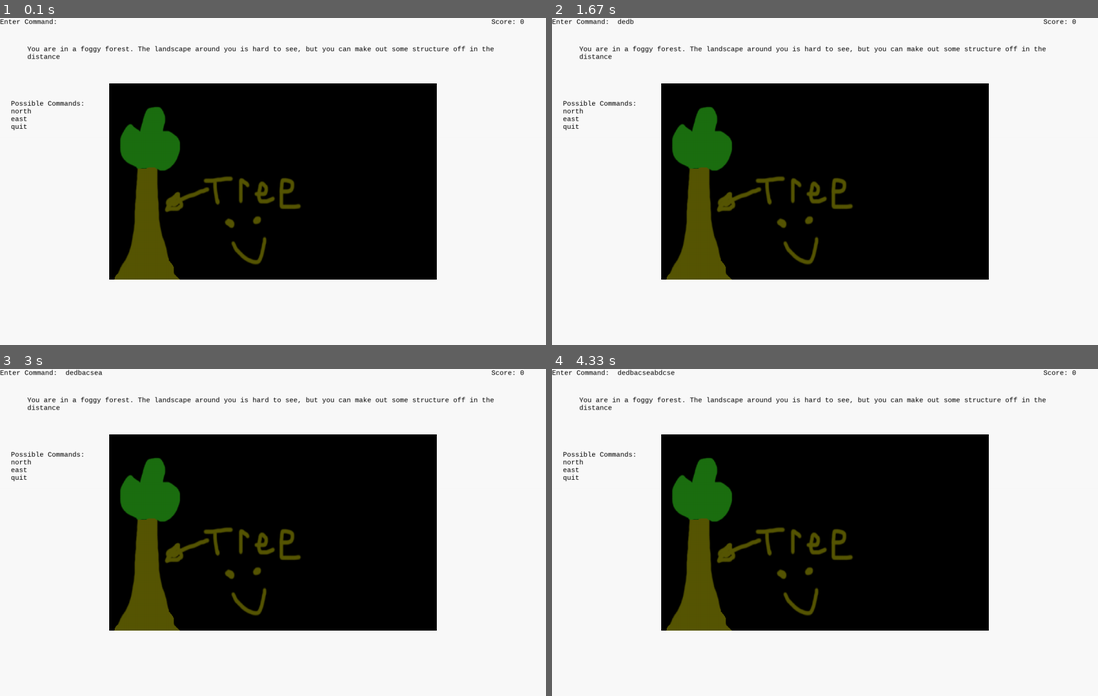
Above: before the commit, frames 1-4 (two rows, left to right).
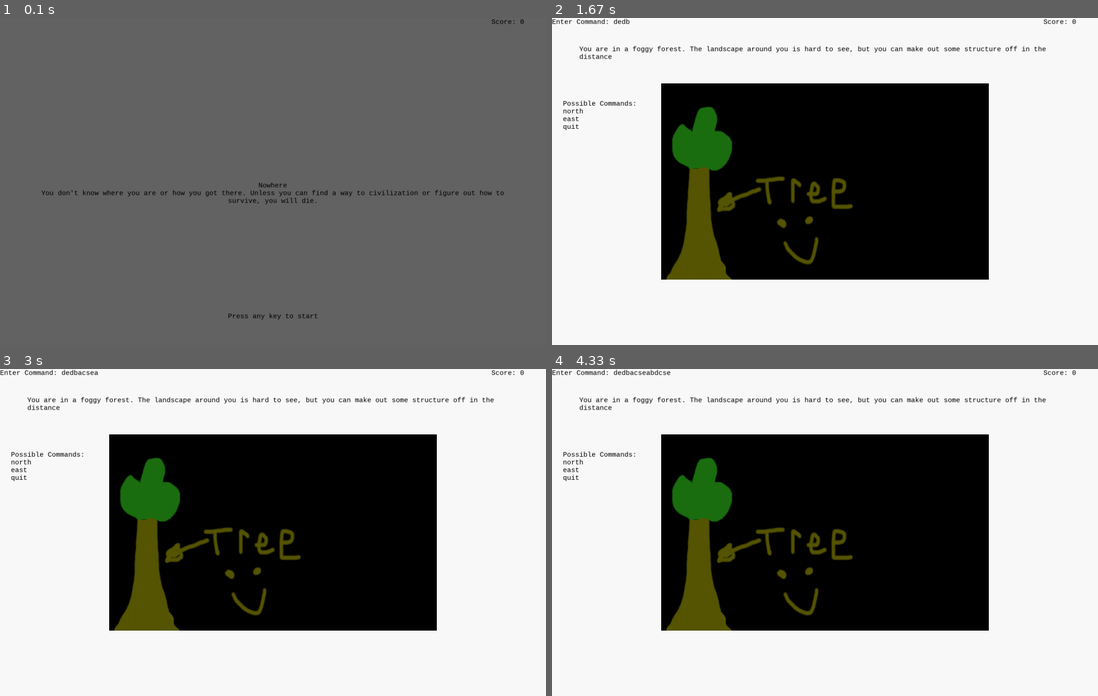
Above: after the commit, the same moments.

Repository: WilliamKluge/CMPT120-Project
Game: pygame game, started from Nowhere/main.py
Two runs of this game, one before a commit and one after it. Both use one fixed random seed, a clock stepped at 60 frames per second and the inputs below.
Inputs:
- Up to frame 1 (0.1 s): no input
- Up to frame 2 (1.67 s): tap Space at 0.33 s; tap Shift at 0.67 s; hold D 1-1.47 s; tap E at 1.15 s; hold D from 1.5 s (still down); tap B at 1.65 s
- Up to frame 3 (3 s): release D at 1.97 s; hold A 2-2.53 s; tap C at 2.15 s; hold S 2.57-2.87 s; tap E at 2.72 s; hold A from 2.9 s (still down)
- Up to frame 4 (4.33 s): tap B at 3.05 s; release A at 3.3 s; hold D 3.33-3.97 s; tap C at 3.48 s; hold S from 4 s (still down); tap E at 4.15 s

The runs differ from the first frame. In frame 1, 100% of the frame differs, in the area x 0-100%, y 0-100%; in frame 2, less than 0.1%; in frame 3, less than 0.1%; in frame 4, less than 0.1%.

Commit message:
Implemented title screen and copyright, resolves #3

Diff:
--- a/Nowhere/EntityFramework/Nodes/PositionNode.py
+++ b/Nowhere/EntityFramework/Nodes/PositionNode.py
@@ -7,20 +7,13 @@
 class PositionNode(object):
     """Holds the data for describing an entity"""
 
-    def __init__(self, location):
-        """
-        Initializes this node with a location.
-        :param location List with 3 ints (x, y, z).
-        """
-        self.location = location
-
-    def __init__(self, target_entity, location):
+    def __init__(self, location, target_entity=None):
         """
         Initializes this node with a location, checks if the target entity is recording what locations are visited, and
         records the location if it is.
         :param target_entity Entity this is being added to
         :param location Location the entity is starting in
         """
-        if LocationsVisitedNode.__name__ in target_entity.components:
+        if target_entity and LocationsVisitedNode.__name__ in target_entity.components:
             target_entity.components[LocationsVisitedNode.__name__].visit_location(location)
         self.location = location
--- a/Nowhere/EntityFramework/Systems/Engine.py
+++ b/Nowhere/EntityFramework/Systems/Engine.py
@@ -10,7 +10,6 @@
 import Nowhere.PygameLibraries.eztext as eztext
 from Nowhere.EntityFramework.Nodes.PositionNode import PositionNode
 from Nowhere.EntityFramework.Nodes.ScoreNode import ScoreNode
-from Nowhere.EntityFramework.Systems.ImplimentedSystems.DrawLocationSystem import DrawLocationSystem
 from Nowhere.EntityFramework.Systems.ImplimentedSystems.DrawTextSystem import DrawTextSystem
 from Nowhere.EntityFramework.Systems.ImplimentedSystems.MoveSystem import MoveSystem
 from Nowhere.EntityFramework.Systems.ImplimentedSystems.QuitSystem import QuitSystem
@@ -26,7 +25,7 @@
     locations = dict()  # Stores locations in the game
     character = None  # Character of the game
     game_font = None  # Font to use for any text put on the screen
-    __system_queue = []  # The processes to be run the update loop
+    system_queue = []  # The processes to be run the update loop
     __handled_systems = []  # Systems controlled by other systems and can be run without checking their end state
 
     def __init__(self):
@@ -39,12 +38,12 @@
         # Initialize font
         self.game_font = pygame.font.SysFont("monospace", 15)
         # Create input box
-        self.__input_box = eztext.Input(maxlength=45, color=(0, 0, 0), prompt='Enter Command: ')
-        self.__input_box.set_font(self.game_font)
+        self.input_box = eztext.Input(maxlength=45, color=(0, 0, 0), prompt='Enter Command: ')
+        self.input_box.set_font(self.game_font)
         # Initialize and Fill background
-        self.__background = pygame.Surface(self.screen.get_size())
-        self.__background = self.__background.convert()
-        self.__background.fill((250, 250, 250))
+        self.background = pygame.Surface(self.screen.get_size())
+        self.background = self.background.convert()
+        self.background.fill((250, 250, 250))
         # Possible commands given characters location, surrounding items, etc.
         self.__possible_commands = dict()
 
@@ -55,7 +54,7 @@
         :return: None
         """
         if process.start:
-            self.__system_queue.append(process)
+            self.system_queue.append(process)
             return True
         return False
 
@@ -65,15 +64,13 @@
         :return: None
         """
 
-        # TODO put introduction stuff here before main game loop
-
         last_time = time.clock()
 
         while self.continue_updating:
             current_time = time.clock()
             w, h = self.screen.get_size()
             # Draw the background created in __init__ to the screen
-            self.screen.blit(self.__background, (0, 0))
+            self.screen.blit(self.background, (0, 0))
 
             # Draws the user's score
             self.add_system(DrawTextSystem(self,
@@ -89,11 +86,13 @@
                 if event.type == QUIT:
                     return
 
-            self.__input_box.update(events)
-            self.__input_box.draw(self.screen)
+            self.input_box.update(events)
+            self.input_box.draw(self.screen)
+
+            sorted(self.system_queue, key=lambda system: system.priority)
 
             # Update processes in the main queue of the game
-            for i in self.__system_queue:
+            for i in self.system_queue:
                 if i.update(current_time - last_time):
                     self.remove_system(i)
 
@@ -101,18 +100,15 @@
             for i in self.__handled_systems:
                 i.update(current_time - last_time)
 
-            # Update user input (also draws possible commands to the screen)
-            self.__update_commands()
-
             # Blit everything to the screen
             pygame.display.flip()
 
-            user_input = self.__input_box.value
+            user_input = self.input_box.value
 
             # Checks if the user input is one of the possible commands
             if user_input in self.__possible_commands:
                 self.add_system(self.__possible_commands[user_input])
-                self.__input_box.value = ''
+                self.input_box.value = ''
 
     def remove_system(self, system):
         """
@@ -121,7 +117,7 @@
         :return: None
         """
         system.end()
-        self.__system_queue.remove(system)
+        self.system_queue.remove(system)
 
     def add_location(self, location, coordinate):
         """
@@ -139,9 +135,8 @@
         :return:
         """
         self.character = entity
-        self.add_system(DrawLocationSystem(self.character, self))
 
-    def __update_commands(self):
+    def update_commands(self):
         # Clear the commands from the last iteration
         self.__possible_commands.clear()
 
@@ -167,7 +162,8 @@
             self.__possible_commands["down"] = MoveSystem(self.character, self, 0, (0, 0, -1))
 
         # The default commands that can always be run
-        self.__possible_commands["quit"] = QuitSystem(self)
+        self.__possible_commands["quit"] = QuitSystem(self, "This game and its contents are all owned by William Kluge."
+                                                            " Contact: klugewilliam@gmail.com")
 
         # Draw the command list to the screen
         text = [self.game_font.render("Possible Commands:", 1, (0, 0, 0))]
--- a/Nowhere/EntityFramework/Systems/ISystem.py
+++ b/Nowhere/EntityFramework/Systems/ISystem.py
@@ -9,6 +9,11 @@
     """
     Base class for a system
     """
+
+    @property
+    @abstractmethod
+    def priority(self):
+        pass
 
     @abstractmethod
     def start(self):
--- a/Nowhere/EntityFramework/Systems/ImplimentedSystems/DescriptionSystem.py
+++ b/Nowhere/EntityFramework/Systems/ImplimentedSystems/DescriptionSystem.py
@@ -9,8 +9,13 @@
 class DescriptionSystem(ISystem):
     """Prints the description for an entity"""
 
+    @property
+    def priority(self):
+        return 100
+
     def __init__(self, entity):
         self.target_entity = entity
+        self.__priority = 0
 
     def set_target(self, entity):
         self.target_entity = entity
--- a/Nowhere/EntityFramework/Systems/ImplimentedSystems/DrawLocationSystem.py
+++ b/Nowhere/EntityFramework/Systems/ImplimentedSystems/DrawLocationSystem.py
@@ -11,6 +11,10 @@
 
 class DrawLocationSystem(ISystem):  # TODO make this draw to a location not the character
     """Draws a scene"""             # (only need to render when location changes)
+
+    @property
+    def priority(self):
+        return 100
 
     def __init__(self, entity, engine):
         self.__target_entity = entity
--- a/Nowhere/EntityFramework/Systems/ImplimentedSystems/DrawTextSystem.py
+++ b/Nowhere/EntityFramework/Systems/ImplimentedSystems/DrawTextSystem.py
@@ -8,6 +8,10 @@
 
 class DrawTextSystem(ISystem):
     """Draws text"""
+
+    @property
+    def priority(self):
+        return 100
 
     def __init__(self, engine, text, location):
         """
--- a/Nowhere/EntityFramework/Systems/ImplimentedSystems/MoveSystem.py
+++ b/Nowhere/EntityFramework/Systems/ImplimentedSystems/MoveSystem.py
@@ -10,6 +10,10 @@
 class MoveSystem(ISystem):
     """Draws a scene"""
 
+    @property
+    def priority(self):
+        return self.__priority
+
     def __init__(self, entity, engine, priority, amount):
         """
         Moves the character by the specified amount
@@ -17,10 +21,11 @@
         :param engine: Engine controlling the game
         :param priority: Priority of this process
         :param amount: Amount to move the character (given in a tripple tuple such as (x, y, z))
+
         """
         self.target_entity = entity
         self.engine = engine
-        self.priority = priority
+        self.__priority = priority
         self.__amount = amount
 
     def set_target(self, entity):
--- a/Nowhere/EntityFramework/Systems/ImplimentedSystems/QuitSystem.py
+++ b/Nowhere/EntityFramework/Systems/ImplimentedSystems/QuitSystem.py
@@ -1,26 +1,55 @@
 # Holds the QuitSystem class
 # Author: William Kluge
 # Date: 2017-9-22
+import textwrap
+
+import pygame
+
 from Nowhere.EntityFramework.Systems.ISystem import ISystem
 
 
 class QuitSystem(ISystem):
     """Draws text"""
 
-    def __init__(self, engine):
+    @property
+    def priority(self):
+        return 0
+
+    def __init__(self, engine, text):
         """
-        Quits the game
+        Draws end screen of the game
         :param engine: Engine controlling the game
+        :param text: Text to draw on the screen
         """
         self.__engine = engine
+        self.__text = text
+        self.background = pygame.Surface(engine.screen.get_size())
+        self.background = self.background.convert()
+        self.background.fill((100, 100, 100))
+        self.start()
 
-    @staticmethod
     def start(self):
         return True
 
-    def update(self, time):
-        self.__engine.continue_updating = False
-        return True
+    def update(self, time):  # TODO clean this up
+        self.__engine.system_queue.clear()
+        self.__engine.system_queue.append(self)
+        line_length = 120
+        wrapped_text = textwrap.wrap(self.__text, line_length)
+        w, h = self.__engine.screen.get_size()
+        text_width, text_height = self.__engine.game_font.size("P")  # Get the height of the font
+
+        self.__engine.screen.blit(self.background, (0, 0))
+
+        for i in range(len(wrapped_text)):
+            location = (w * 0.50 - (len(wrapped_text[i]) * text_width) / 2, h * 0.50 + text_height * i)
+            self.__engine.screen.blit(self.__engine.game_font.render(wrapped_text[i], 1, (0, 0, 0)), location)
+
+        self.__engine.screen.blit(self.__engine.game_font.render("Press any key to quit", 1, (0, 0, 0)),
+                                  (w * 0.50 - (21 * text_width) / 2, h * 0.90))
+
+        return self.__engine.input_box.value  # Keep updating while the value in the box is empty
 
     def end(self):
+        self.__engine.continue_updating = False
         return
--- /dev/null
+++ b/Nowhere/EntityFramework/Systems/ImplimentedSystems/TitleScreenSystem.py
@@ -0,0 +1,62 @@
+# Holds the DrawTextSystem class
+# Author: William Kluge
+# Date: 2017-9-21
+import textwrap
+
+import pygame
+
+from Nowhere.EntityFramework.Systems.ISystem import ISystem
+from Nowhere.EntityFramework.Systems.ImplimentedSystems.DrawLocationSystem import DrawLocationSystem
+from Nowhere.EntityFramework.Systems.ImplimentedSystems.UpdateCommandSystem import UpdateCommandSystem
+
+
+class TitleScreenSystem(ISystem):
+    """Draws the title screen until the player presses a key"""
+
+    @property
+    def priority(self):
+        return 0
+
+    def __init__(self, engine, title, text):
+        """
+        Draws the title screen of the game
+        :param engine: Engine controlling the game
+        :param title: Title of the game
+        :param text: Text to draw on the screen
+        """
+        self.__engine = engine
+        self.__title = title
+        self.__text = text
+        self.background = pygame.Surface(engine.screen.get_size())
+        self.background = self.background.convert()
+        self.background.fill((100, 100, 100))
+
+    @staticmethod
+    def start(self):
+        return True
+
+    def update(self, time):  # TODO clean this up
+        line_length = 120
+        wrapped_text = textwrap.wrap(self.__text, line_length)
+        w, h = self.__engine.screen.get_size()
+        text_width, text_height = self.__engine.game_font.size("P")  # Get the height of the font
+
+        self.__engine.screen.blit(self.background, (0, 0))
+
+        location = (w * 0.50 - (len(self.__title) * text_width) / 2, h * 0.50)
+        self.__engine.screen.blit(self.__engine.game_font.render(self.__title, 1, (0, 0, 0)), location)
+
+        for i in range(len(wrapped_text)):
+            location = (w * 0.50 - (len(wrapped_text[i]) * text_width) / 2, h * 0.50 + text_height * (i + 1))
+            self.__engine.screen.blit(self.__engine.game_font.render(wrapped_text[i], 1, (0, 0, 0)), location)
+
+        self.__engine.screen.blit(self.__engine.game_font.render("Press any key to start", 1, (0, 0, 0)),
+                                  (w * 0.50 - (22 * text_width) / 2, h * 0.90))
+
+        return self.__engine.input_box.value  # Keep updating while the value in the box is empty
+
+    def end(self):
+        self.__engine.input_box.value = ''  # Clear anything entered in the input box
+        self.__engine.add_system(DrawLocationSystem(self.__engine.character, self.__engine))
+        self.__engine.add_system(UpdateCommandSystem(self.__engine))
+        return
--- /dev/null
+++ b/Nowhere/EntityFramework/Systems/ImplimentedSystems/UpdateCommandSystem.py
@@ -0,0 +1,33 @@
+# Holds the DrawTextSystem class
+# Author: William Kluge
+# Date: 2017-9-21
+
+from Nowhere.EntityFramework.Systems.ISystem import ISystem
+
+
+class UpdateCommandSystem(ISystem):
+    """Draws text"""
+
+    @property
+    def priority(self):
+        return 100
+
+    def __init__(self, engine):
+        """
+        Updates the commands the user has available
+        :param engine: Engine controlling the game
+        """
+        self.__engine = engine
+
+    @staticmethod
+    def start(self):
+        return True
+
+    def update(self, time):
+        # Update user input (also draws possible commands to the screen)
+        self.__engine.update_commands()
+
+        return False
+
+    def end(self):
+        return
--- a/Nowhere/main.py
+++ b/Nowhere/main.py
@@ -8,11 +8,18 @@
 from Nowhere.EntityFramework.Nodes.PositionNode import PositionNode
 from Nowhere.EntityFramework.Nodes.ScoreNode import ScoreNode
 from Nowhere.EntityFramework.Systems.Engine import Engine
+from Nowhere.EntityFramework.Systems.ImplimentedSystems.TitleScreenSystem import TitleScreenSystem
 
 
 def main():
     # Game engine
     engine = Engine()
+
+    # Adds the title screen to the game
+    engine.add_system(TitleScreenSystem(engine,
+                                        "Nowhere",
+                                        "You don't know where you are or how you got there. Unless you can find a way "
+                                        "to civilization or figure out how to survive, you will die."))
 
     # Start location
     start = Entity()
@@ -54,7 +61,7 @@
     # Player TODO add character name
     player = Entity()
     player.add_component(LocationsVisitedNode())
-    player.add_component(PositionNode(player, (0, 0, 0)))
+    player.add_component(PositionNode((0, 0, 0), player))
     player.add_component(ScoreNode())
 
     # Add entities to the game engine
@@ -65,14 +72,8 @@
     engine.add_location(watchtower, (0, 1, 2))
     engine.add_character(player)
 
-    # Basic game loop
+    # Starts the engine updating process
     engine.update()
-
-    # print("Nowhere\nYou don't know where you are or how you got there. Unless you can find a way to civilization or"
-    #       " figure out how to survive, you will die.")
-
-    print("This game and its contents are all owned by William Kluge. Contact: klugewilliam@gmail.com")
-
 
 if __name__ == "__main__":
     main()
